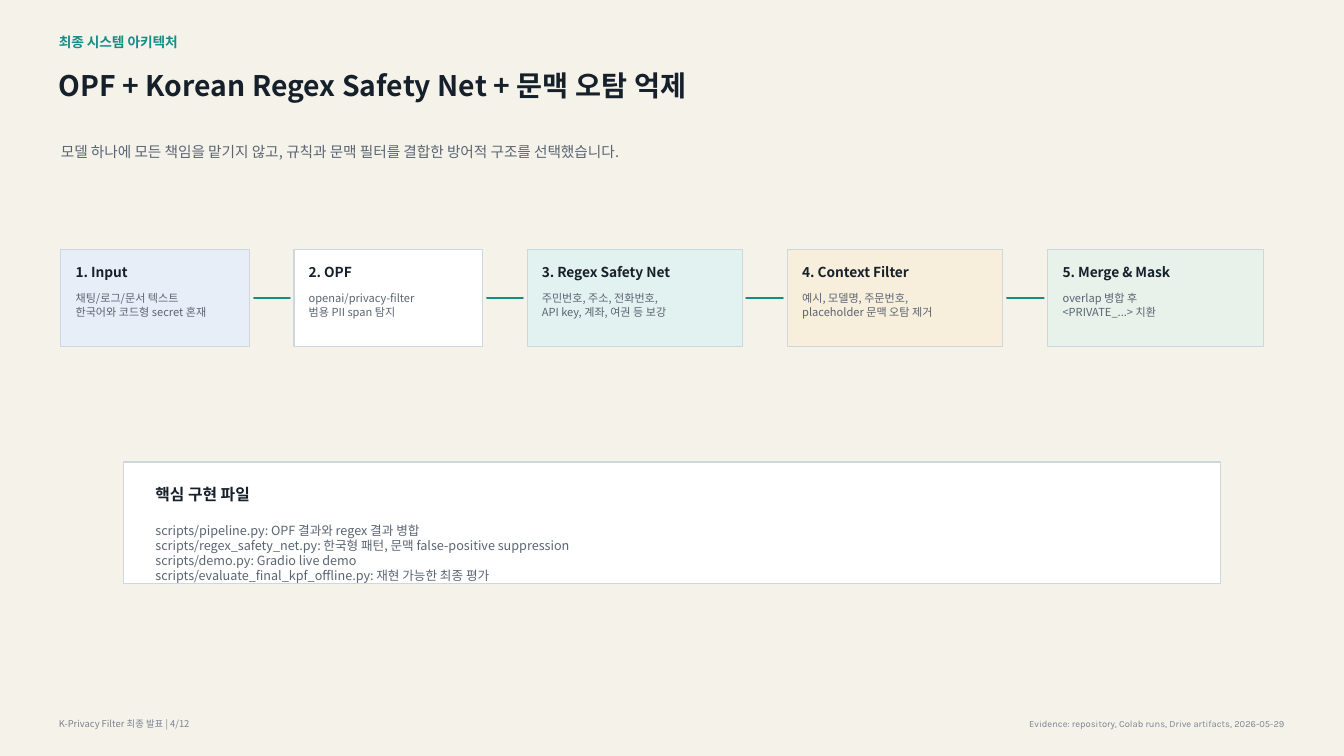
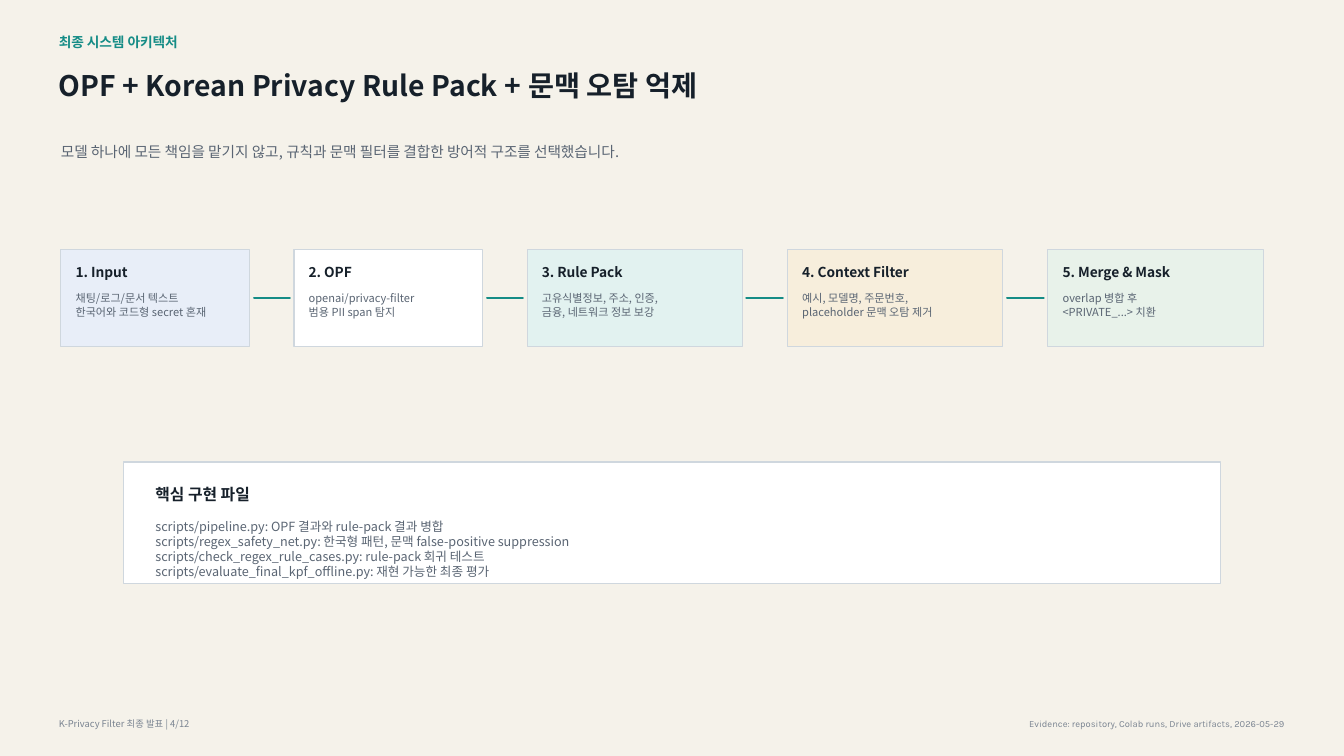
Before and after one commit to helloiamhojun/k-privacy-filter, a slide deck: slide 4 of results/final_presentation/K-Privacy-Filter-final-presentation-20260529.pptx. Drawn at 1344x756 pixels with LibreOffice and Linux fonts; fonts in the diff are those of the drawing. Boxes give left, top, right and bottom in pixels: in the first picture for what was removed or moved away, otherwise in the second. Text is boxed around its words. In the diff, an @@ line names an element or a change of style, - is before the commit and + after.

Commit message:
docs: refresh final deck with rule-pack results

```diff
--- a/results/final_presentation/K-Privacy-Filter-final-presentation-20260529.pptx
+++ b/results/final_presentation/K-Privacy-Filter-final-presentation-20260529.pptx
@@ text at (x1=59, y1=72, x2=697, y2=103): text changed @@
-OPF + Korean Regex Safety Net + 문맥 오탐 억제
+OPF + Korean Privacy Rule Pack + 문맥 오탐 억제
@@ text at (x1=542, y1=266, x2=623, y2=277): text changed @@
-3. Regex Safety Net
+3. Rule Pack
@@ text at (x1=542, y1=293, x2=658, y2=318): text changed @@
-주민번호, 주소, 전화번호,
-API key, 계좌, 여권 등 보강
+고유식별정보, 주소, 인증,
+금융, 네트워크 정보 보강
@@ text at (x1=155, y1=520, x2=443, y2=534): text changed @@
-scripts/pipeline.py: OPF 결과와 regex 결과 병합
+scripts/pipeline.py: OPF 결과와 rule-pack 결과 병합
@@ text at (x1=155, y1=548, x2=485, y2=564): text changed @@
-scripts/demo.py: Gradio live demo
+scripts/check_regex_rule_cases.py: rule-pack 회귀 테스트
```
Also in this commit, not shown: 6 other slides changed, 15 other files.
